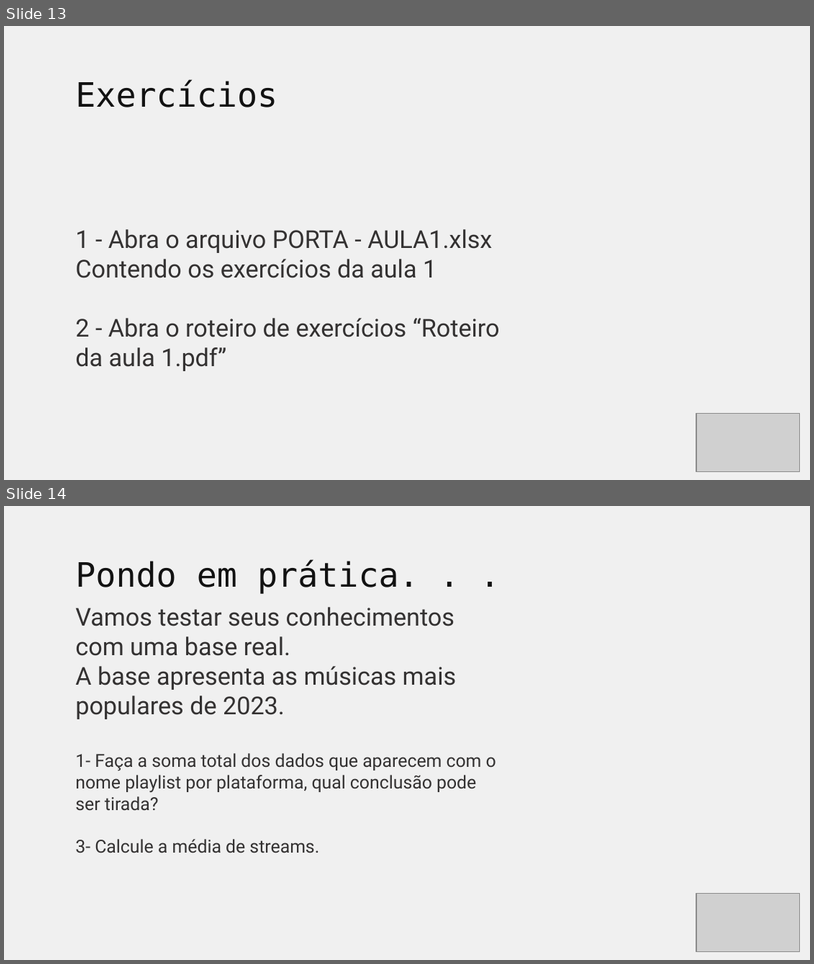
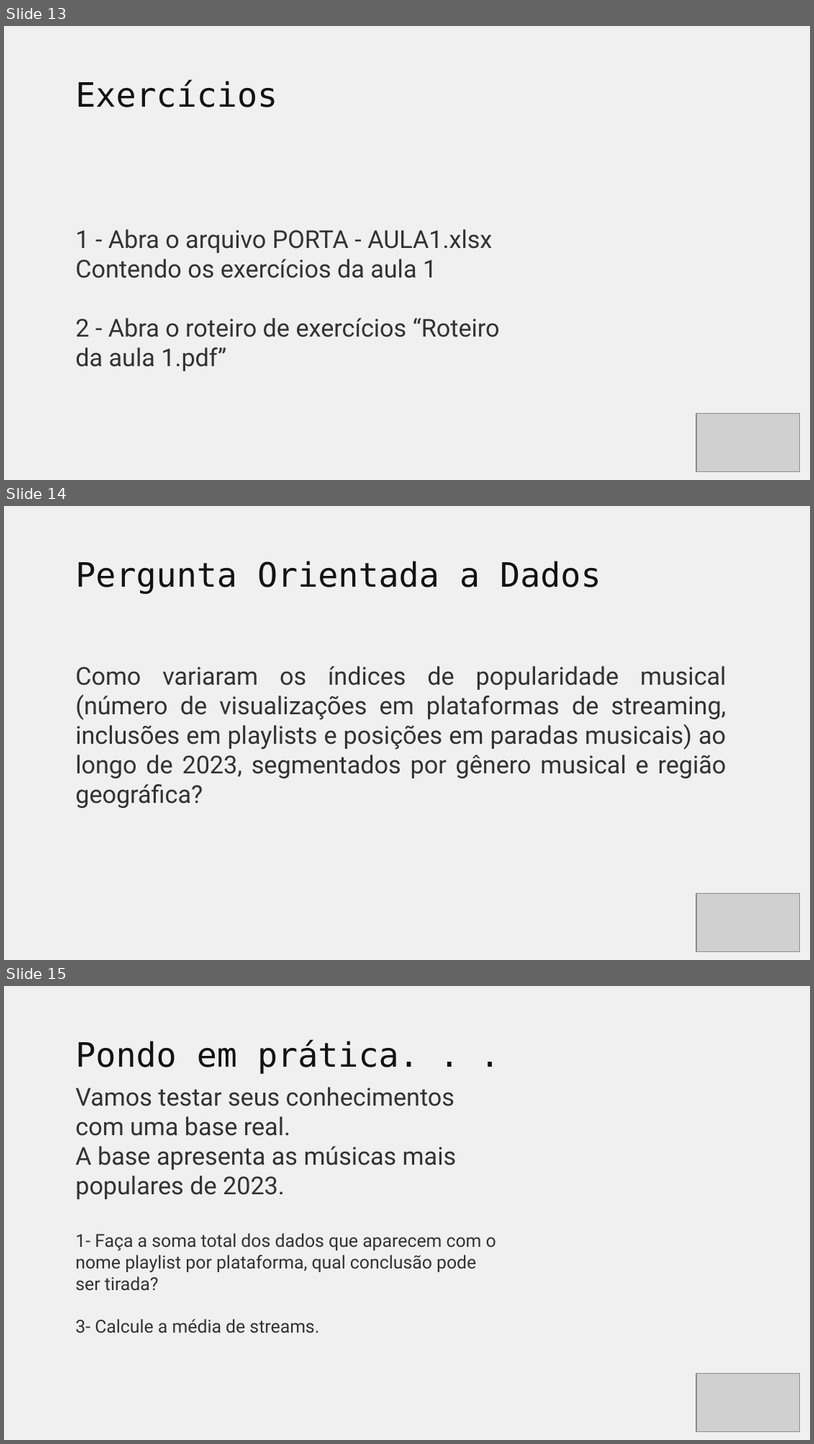
Before and after one commit to LRCaetanoM/PORTA-PUC-MINAS, a slide deck: Aula 1/1°_ Trabalhando com planilha_ Formulas básicas.pptx. Shown one above the other, each under a label of ours: slides 13 and 14 before the commit, slides 13, 14 and 15 after it. The pictures are 814x964 and 814x1444 pixels, drawn with LibreOffice and Linux fonts; fonts in the diff are those of the drawing; grey boxes stand for pictures; background and template pictures are left out. Boxes give left, top, right and bottom in pixels: in the first picture for what was removed or moved away, otherwise in the second. Text is boxed around its words. In the diff, an @@ line names an element or a change of style, - is before the commit and + after.

```diff
--- a/Aula 1/1°_ Trabalhando com planilha_ Formulas básicas.pptx
+++ b/Aula 1/1°_ Trabalhando com planilha_ Formulas básicas.pptx
@@ slide 14 added at (x1=4, y1=506, x2=810, y2=960), background #F0F0F0 @@
@@ title added at (x1=75, y1=561, x2=601, y2=594), 30 pt, text #121212 @@
+Pergunta Orientada a Dados
@@ text added at (x1=75, y1=666, x2=727, y2=808), 22 pt, text #333131 @@
+Como variaram os índices de popularidade musical (número de visualizações em plataformas de streaming, inclusões em playlists e posições em paradas musicais) ao longo de 2023, segmentados por gênero musical e região geográfica?
@@ picture added at (x1=697, y1=893, x2=800, y2=951) @@
@@ what was slide 14 is now slide 15 @@
```
